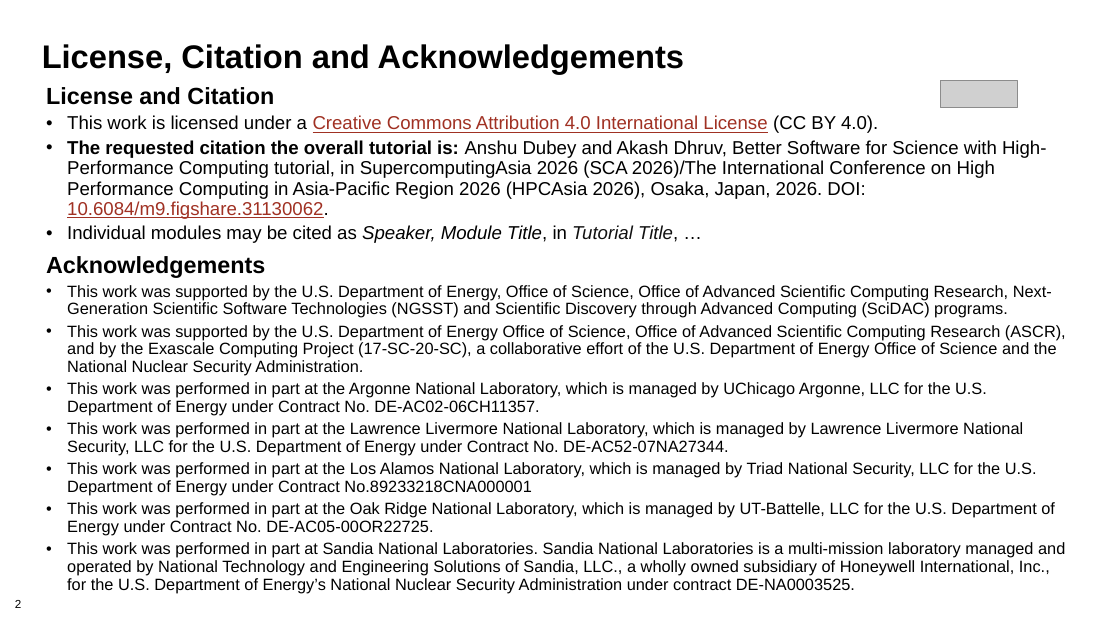
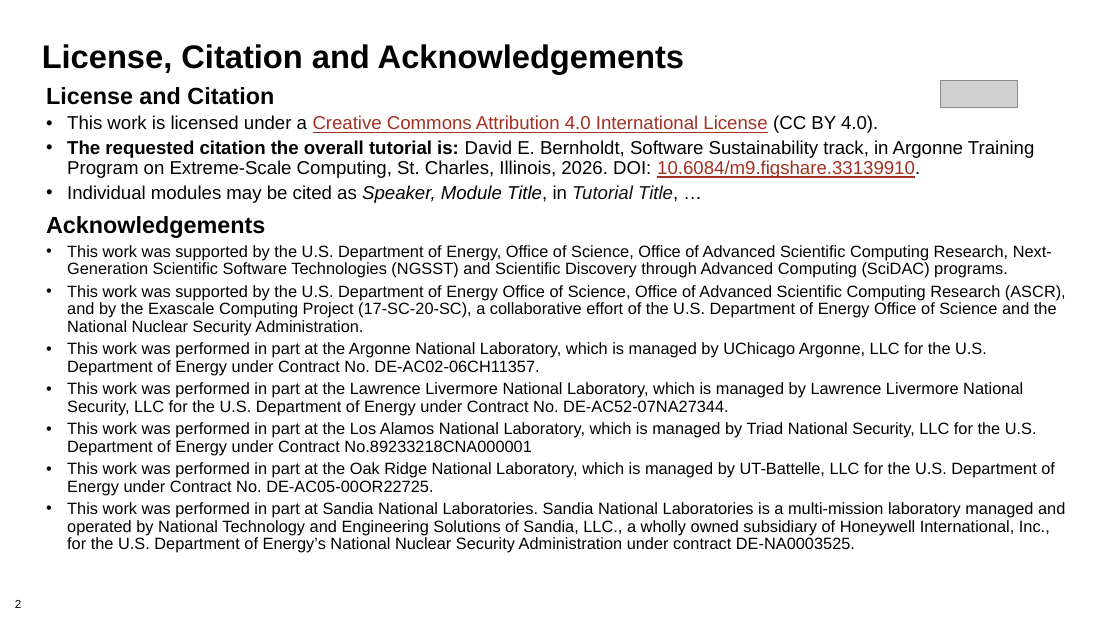
Before and after one commit to bssw-tutorial/presentations, a slide deck: slide 2 of repro-notebooks.pptx. Drawn at 1120x630 pixels with LibreOffice and Linux fonts; fonts in the diff are those of the drawing; grey boxes stand for pictures. Boxes give left, top, right and bottom in pixels: in the first picture for what was removed or moved away, otherwise in the second. Text is boxed around its words. In the diff, an @@ line names an element or a change of style, - is before the commit and + after.

```diff
--- a/repro-notebooks.pptx
+++ b/repro-notebooks.pptx
@@ text at [67,140,1035,178]: text changed @@
-• The requested citation the overall tutorial is: Anshu Dubey and Akash Dhruv, Better Software for Science with High-Performance Computing tutorial, in SupercomputingAsia 2026 (SCA 2026)/The International Conference on High Performance Computing in Asia-Pacific Region 2026 (HPCAsia 2026), Osaka, Japan, 2026. DOI: 10.6084/m9.figshare.31130062.
+• The requested citation the overall tutorial is: David E. Bernholdt, Software Sustainability track, in Argonne Training Program on Extreme-Scale Computing, St. Charles, Illinois, 2026. DOI: 10.6084/m9.figshare.33139910.
```
Also in this commit, not shown: 12 other slides changed.
